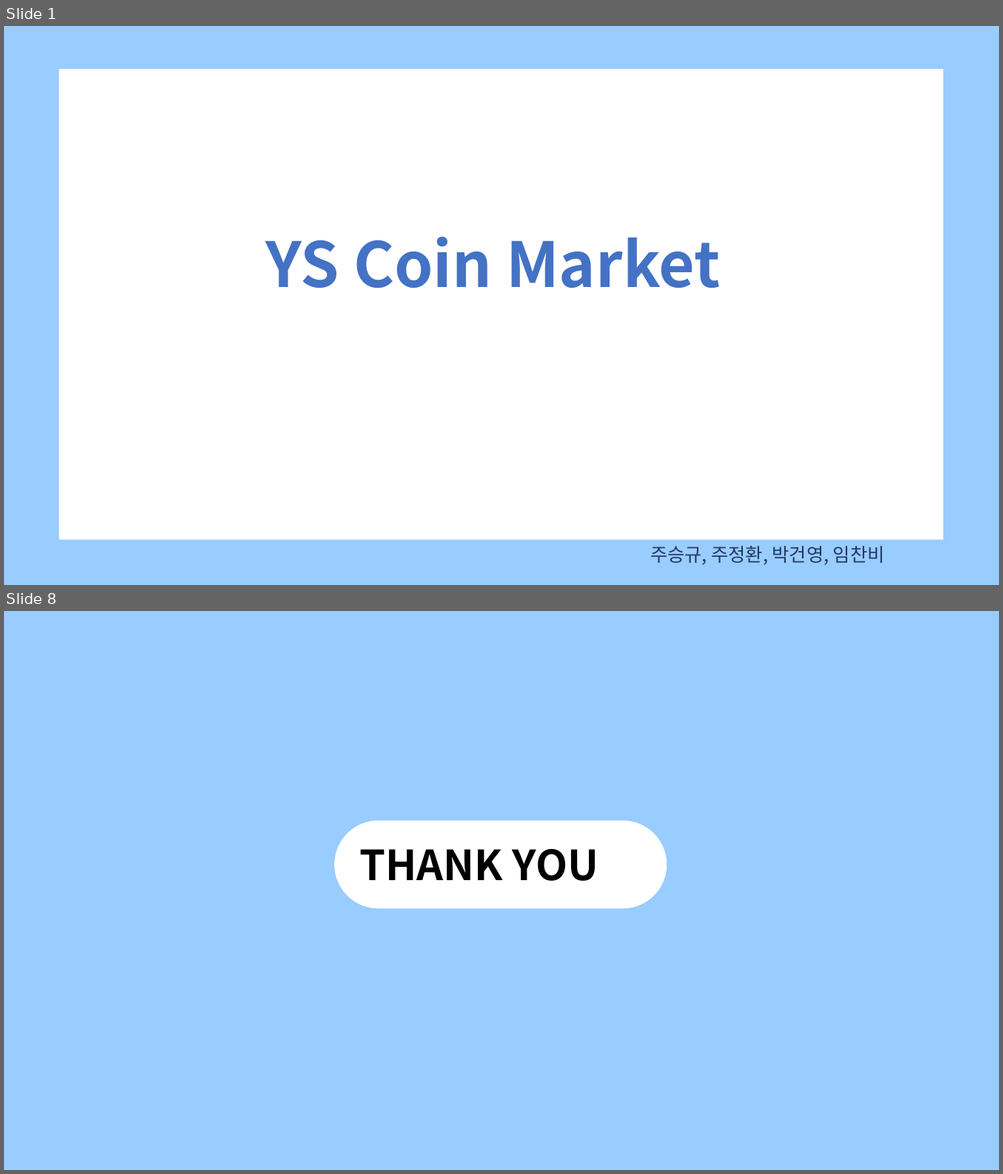
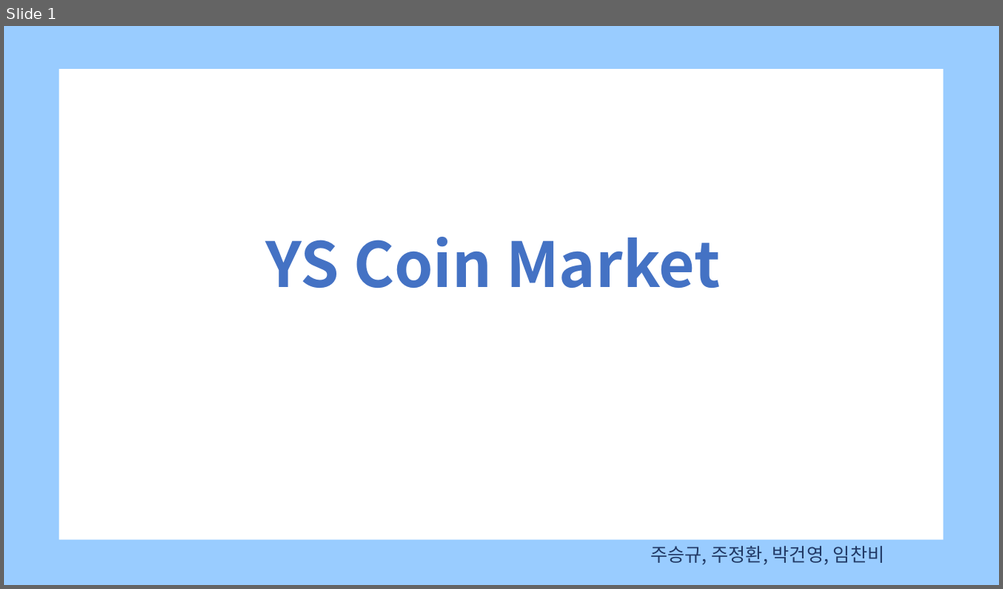
Before and after one commit to JuSeungKyu/ysCoinMarket, a slide deck: 템플릿PPT/YSCOIN_TYPE2.pptx. Shown one above the other, each under a label of ours: slides 1 and 8 before the commit, slide 1 after it; the slides between them are not shown. The pictures are 1003x1174 and 1003x589 pixels, drawn with LibreOffice and Linux fonts; fonts in the diff are those of the drawing. Boxes give left, top, right and bottom in pixels: in the first picture for what was removed or moved away, otherwise in the second. Text is boxed around its words. In the diff, an @@ line names an element or a change of style, - is before the commit and + after.

```diff
--- a/템플릿PPT/YSCOIN_TYPE2.pptx
+++ b/템플릿PPT/YSCOIN_TYPE2.pptx
@@ slide 8 removed at (x1=4, y1=611, x2=999, y2=1170), background #99CCFF @@
@@ rounded rectangle removed at (x1=335, y1=820, x2=666, y2=908) @@
-THANK YOU
@@ text removed at (x1=360, y1=849, x2=598, y2=881) @@
-THANK YOU
```
Also in this commit, not shown: 3 slides added, 6 other slides removed, 3 other files.
